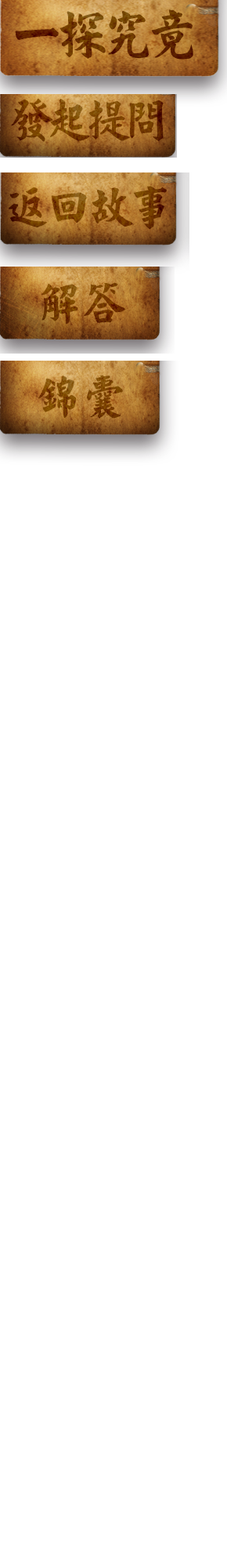
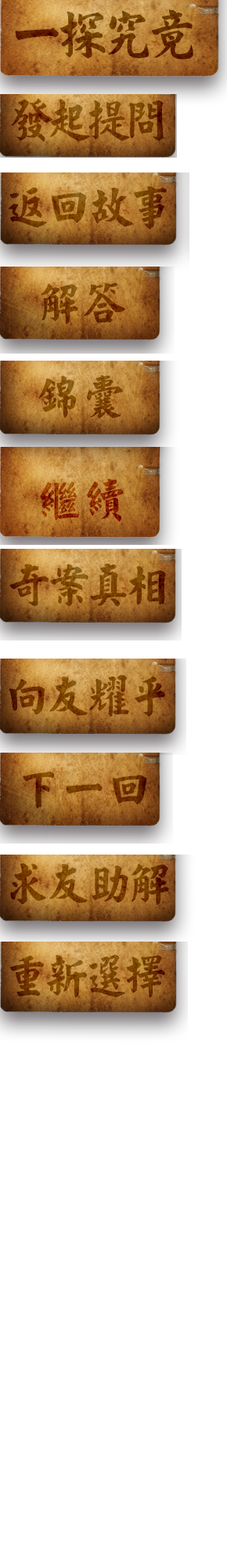
The second (227, 1568) image is a revision of the first. Changes to its layers:
added layer "图层 12" above "图层 11" over [left=0, top=941, right=189, bottom=1041]
added layer "图层 11" above "图层 10" over [left=0, top=854, right=193, bottom=951]
added layer "图层 10" above "图层 9" over [left=0, top=752, right=174, bottom=844]
added layer "图层 9" above "图层 8" over [left=0, top=658, right=187, bottom=755]
added layer "图层 8" above "图层 7" over [left=0, top=548, right=182, bottom=641]
added layer "图层 7" above "图层 6" over [left=0, top=446, right=178, bottom=545]
